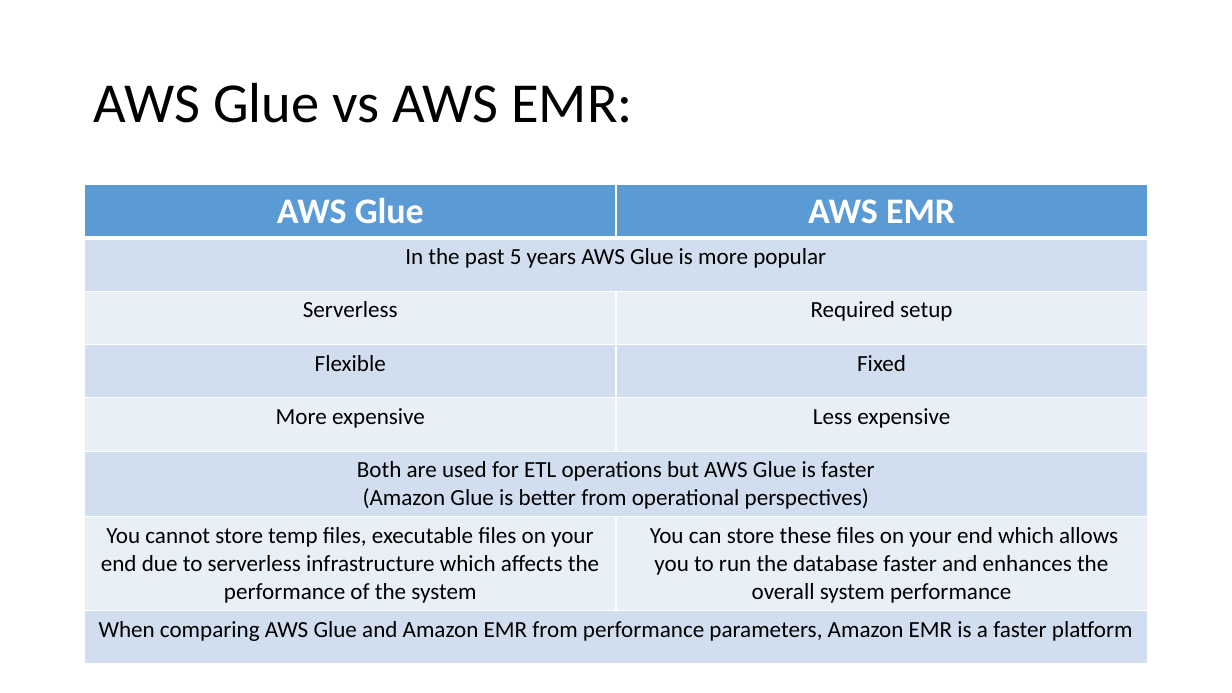
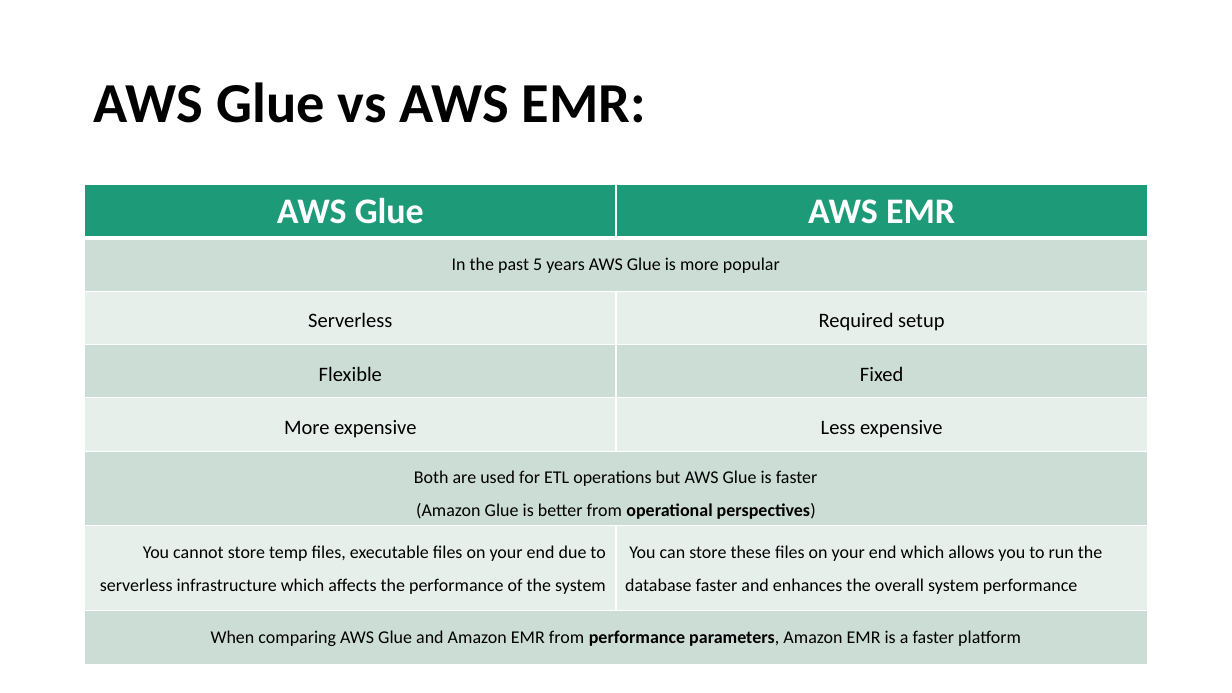
Before and after one commit to AfifNahas/v0.1, a slide deck: slide 4 of Report-1.pptx. Drawn at 1232x693 pixels with LibreOffice and Linux fonts; fonts in the diff are those of the drawing. Boxes give left, top, right and bottom in pixels: in the first picture for what was removed or moved away, otherwise in the second. Text is boxed around its words. In the diff, an @@ line names an element or a change of style, - is before the commit and + after.

```diff
--- a/Report-1.pptx
+++ b/Report-1.pptx
@@ title "AWS Glue vs AWS EMR:" at [94, 82, 646, 123]: bold on @@
@@ table at [85, 185, 1148, 661] @@
@@ fill #5B9BD5 to #1D9A78 in row 1 @@
@@ fill #D2DEEF to #CDDED6 in 5 cells @@
@@ fill #EAEFF7 to #E8EFEC in 6 cells @@
@@ size 18 to 14 pt in "In the past 5 years AWS Glue ...", "Both are used for ETL operations but ...", "(Amazon Glue is better from operational perspectives)", "You cannot store temp files, executable files ..." and 2 more places @@
@@ size 18 to 16 pt in "Serverless", "Required setup", "Flexible", "Fixed" and 2 more places @@
@@ bold on in "operational perspectives)", "performance parameters," @@
@@ line spacing 1 to 1.5 @@
@@ alignment centre to right @@
@@ alignment centre to left @@
```
Also in this commit, not shown: 5 other slides changed, 1 other file.
